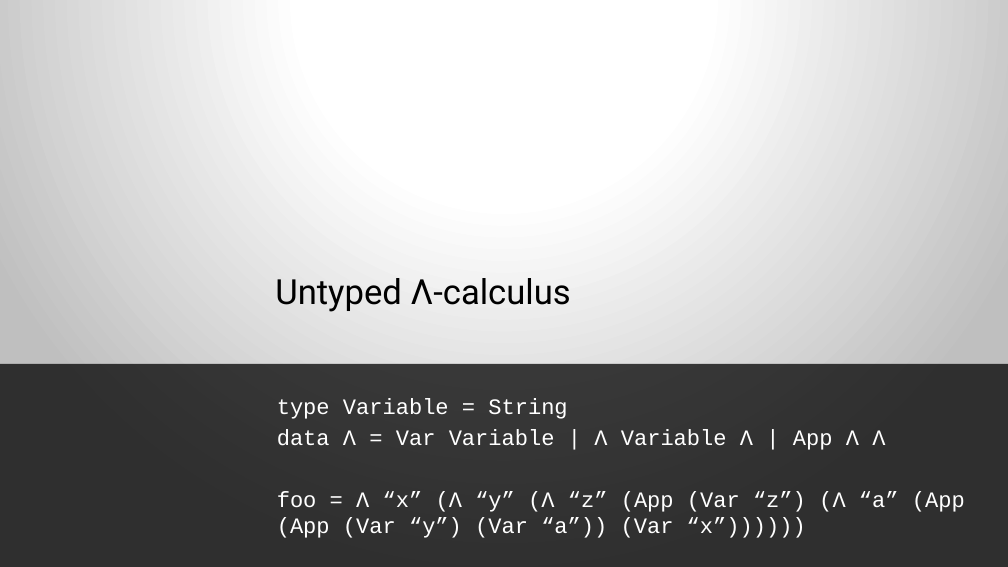
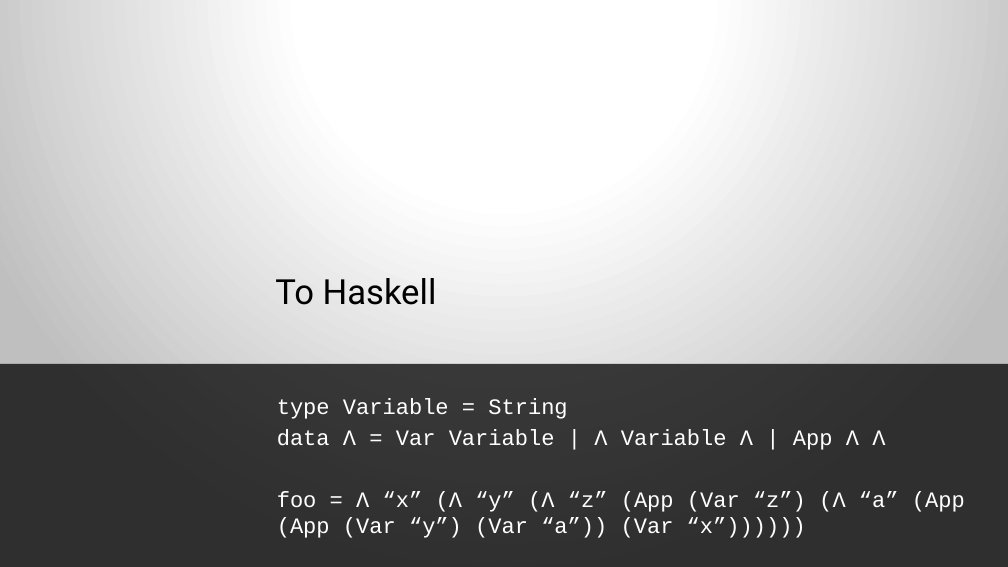
Before and after one commit to FWest98/Logic-Functional_Programming-Lambda-Calculus, a slide deck: slide 7 of Putting the Λ in HaskeΛΛ.pptx (slide 5 before the commit). Drawn at 1008x567 pixels with LibreOffice and Linux fonts; fonts in the diff are those of the drawing; grey boxes stand for pictures. Boxes give left, top, right and bottom in pixels: in the first picture for what was removed or moved away, otherwise in the second. Text is boxed around its words. In the diff, an @@ line names an element or a change of style, - is before the commit and + after.

Commit message:
Update presentation

```diff
--- a/Putting the Λ in HaskeΛΛ.pptx
+++ b/Putting the Λ in HaskeΛΛ.pptx
@@ title at box(275, 278, 437, 305): text changed @@
-Untyped Λ-calculus
+To Haskell
```
Also in this commit, not shown: 2 slides added.
